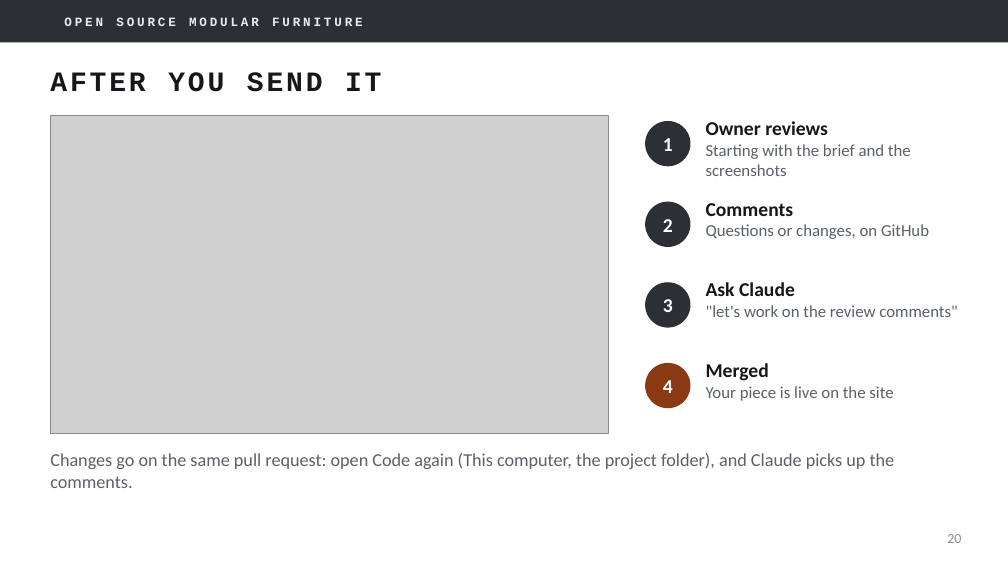
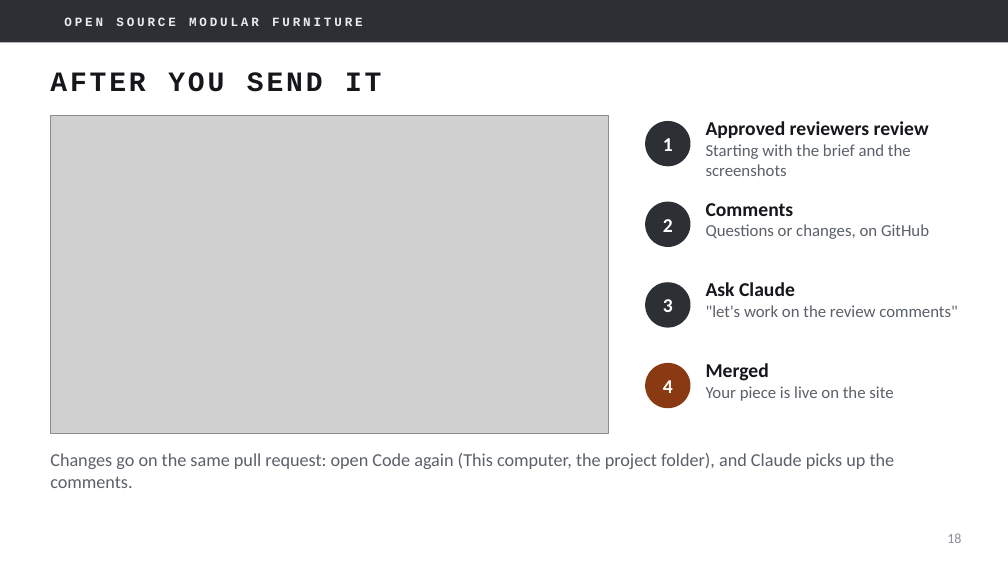
Before and after one commit to mfprado/acrylic-furniture, a slide deck: slide 18 of docs/contributing-guide.pptx (slide 20 before the commit). Drawn at 1008x567 pixels with LibreOffice and Linux fonts; fonts in the diff are those of the drawing; grey boxes stand for pictures; background and template pictures are left out. Boxes give left, top, right and bottom in pixels: in the first picture for what was removed or moved away, otherwise in the second. Text is boxed around its words. In the diff, an @@ line names an element or a change of style, - is before the commit and + after.

```diff
--- a/docs/contributing-guide.pptx
+++ b/docs/contributing-guide.pptx
@@ text at [706, 121, 929, 138]: text changed @@
-Owner reviews
+Approved reviewers review
@@ page number at [947, 533, 961, 543]: text changed @@
-20
+18
```
Also in this commit, not shown: 6 other slides changed, 2 slides removed.
